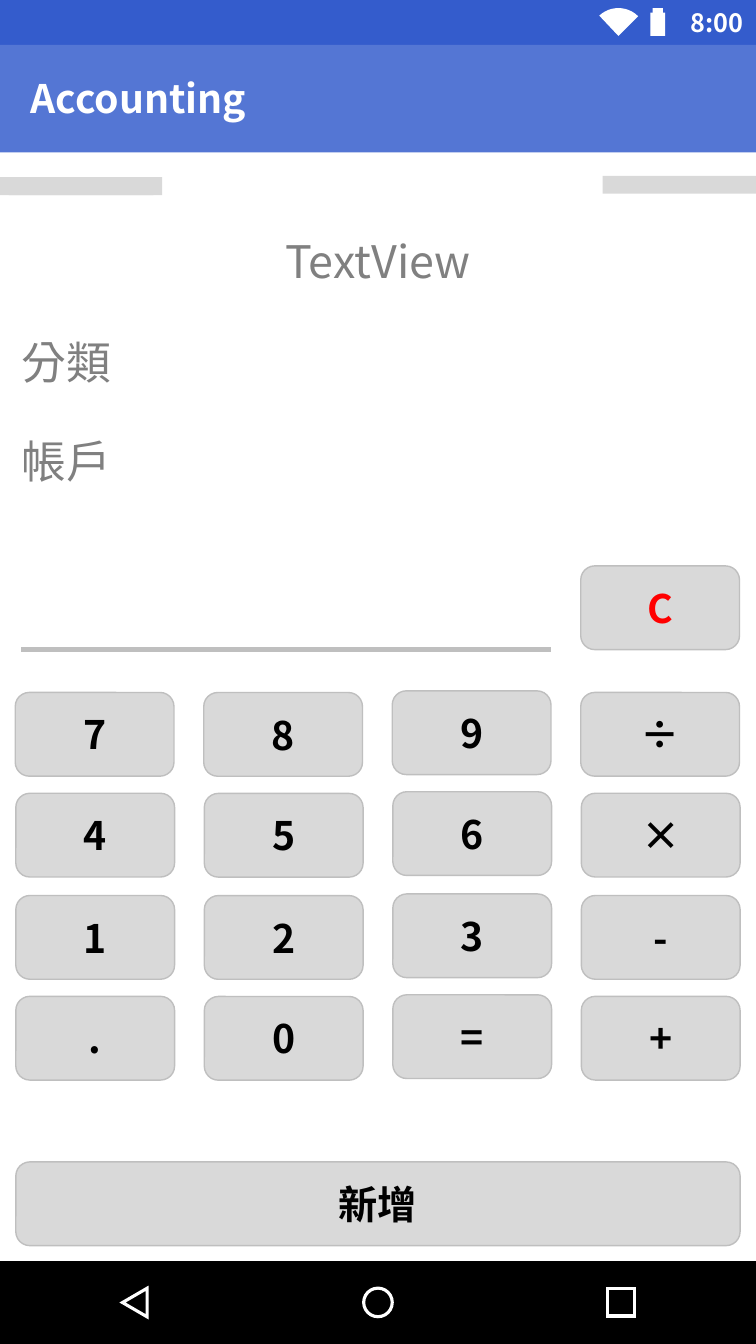
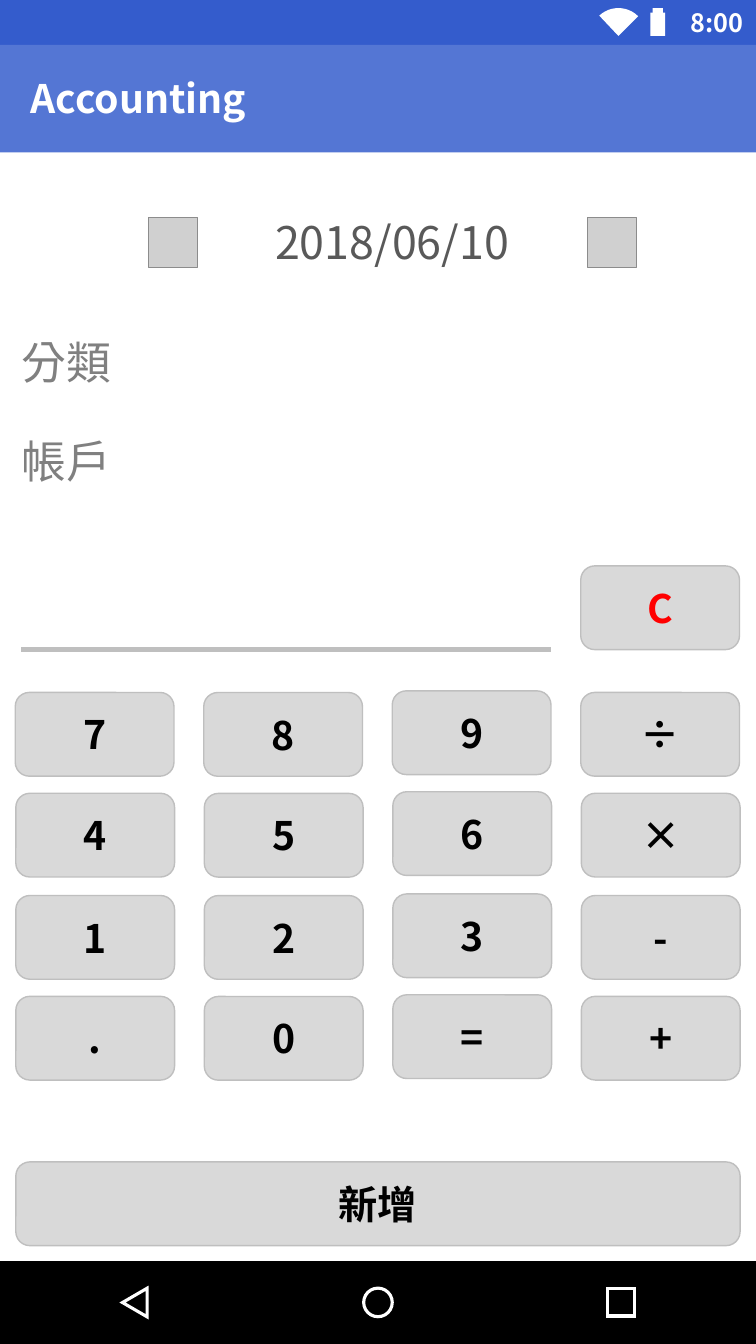
Before and after one commit to OctupusTea/OOAD, a slide deck: slide 1 of Final/影片動畫-孟瑾.pptx. Drawn at 756x1344 pixels with LibreOffice and Linux fonts; fonts in the diff are those of the drawing; grey boxes stand for pictures. Boxes give left, top, right and bottom in pixels: in the first picture for what was removed or moved away, otherwise in the second. Text is boxed around its words. In the diff, an @@ line names an element or a change of style, - is before the commit and + after.

Commit message:
(Small Changes)

```diff
--- a/Final/影片動畫-孟瑾.pptx
+++ b/Final/影片動畫-孟瑾.pptx
@@ rectangle removed at (x1=0, y1=177, x2=153, y2=196) @@
@@ rectangle removed at (x1=9, y1=177, x2=162, y2=196) @@
@@ rectangle removed at (x1=603, y1=175, x2=756, y2=194) @@
@@ picture added at (x1=149, y1=218, x2=199, y2=268) @@
@@ text added at (x1=275, y1=223, x2=509, y2=267), 32 pt, text #595959 @@
+2018/06/10
@@ picture added at (x1=588, y1=218, x2=637, y2=268) @@
@@ text removed at (x1=285, y1=243, x2=470, y2=279) @@
-TextView
```
Also in this commit, not shown: 5 other slides changed.
